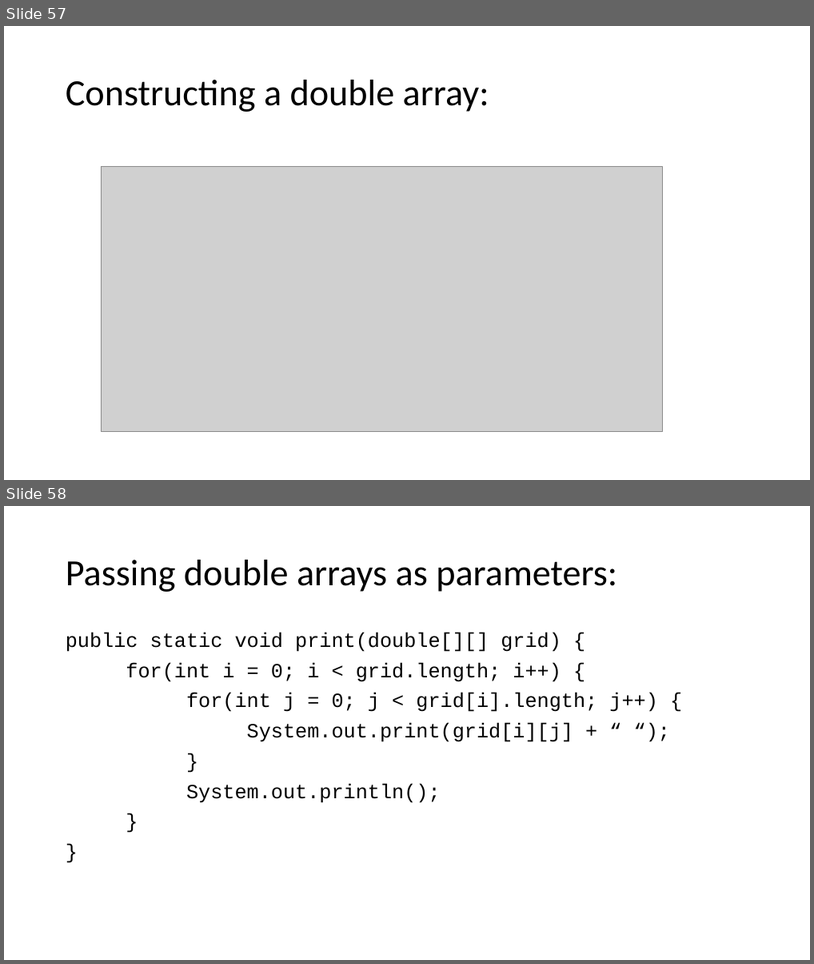
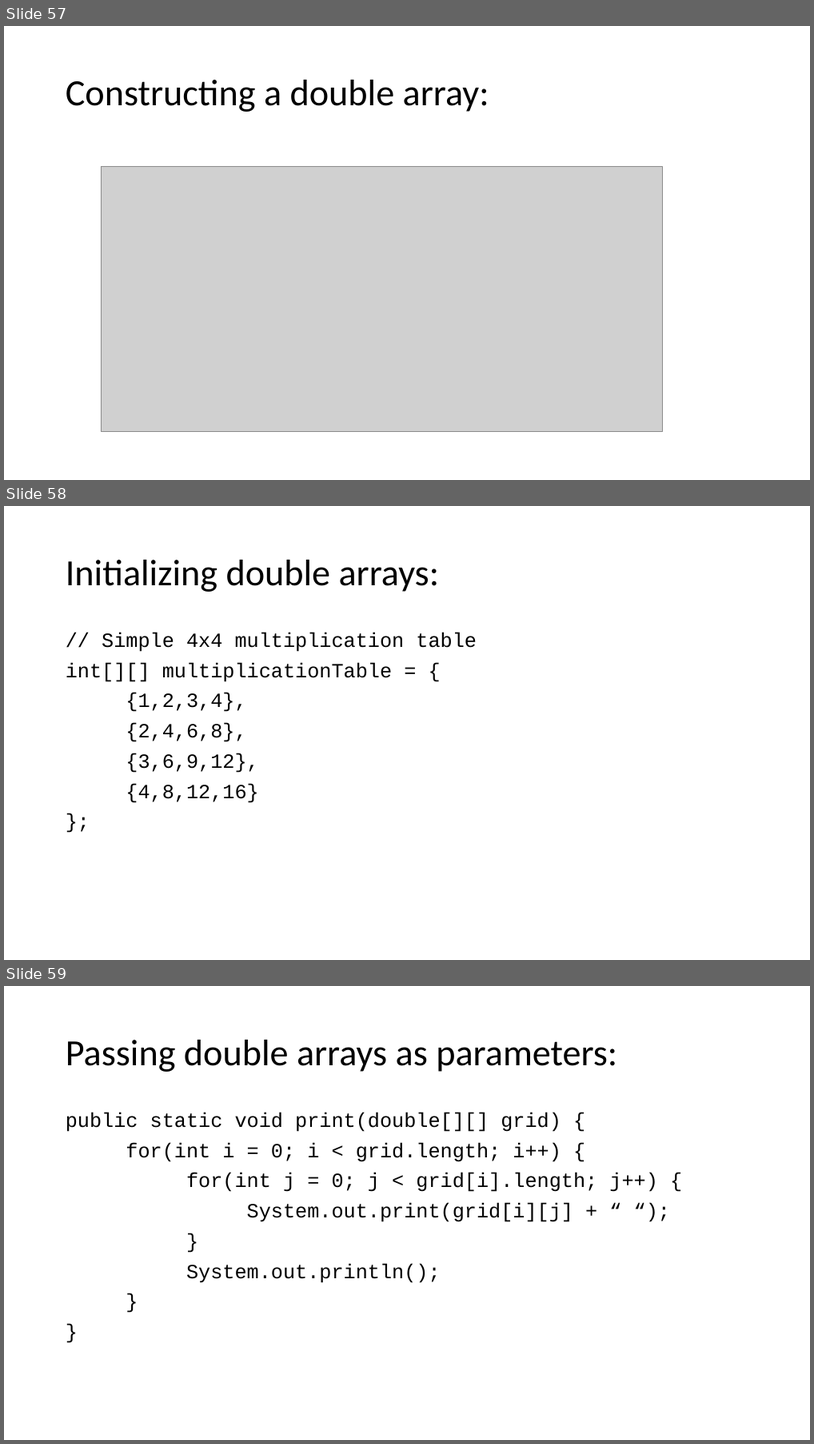
Before and after one commit to TEALSK12/apcsa-public, a slide deck: curriculum/Unit4/Unit4.pptx. Shown one above the other, each under a label of ours: slides 57 and 58 before the commit, slides 57, 58 and 59 after it. The pictures are 814x964 and 814x1444 pixels, drawn with LibreOffice and Linux fonts; fonts in the diff are those of the drawing; grey boxes stand for pictures. Boxes give left, top, right and bottom in pixels: in the first picture for what was removed or moved away, otherwise in the second. Text is boxed around its words. In the diff, an @@ line names an element or a change of style, - is before the commit and + after.

Commit message:
Add initialization of double arrays, slide 58

```diff
--- a/curriculum/Unit4/Unit4.pptx
+++ b/curriculum/Unit4/Unit4.pptx
@@ slide 58 added at <box>4,506,810,960</box>, background #FFFFFF @@
@@ title added at <box>66,560,440,592</box>, 44 pt, text #000000 @@
+Initializing double arrays:
@@ text added at <box>66,632,477,803</box>, 24 pt, text #000000 @@
+// Simple 4x4 multiplication table
+int[][] multiplicationTable = {
+{1,2,3,4},
+{2,4,6,8},
+{3,6,9,12},
+{4,8,12,16}
+};
@@ what was slide 58 is now slide 59 @@
```
